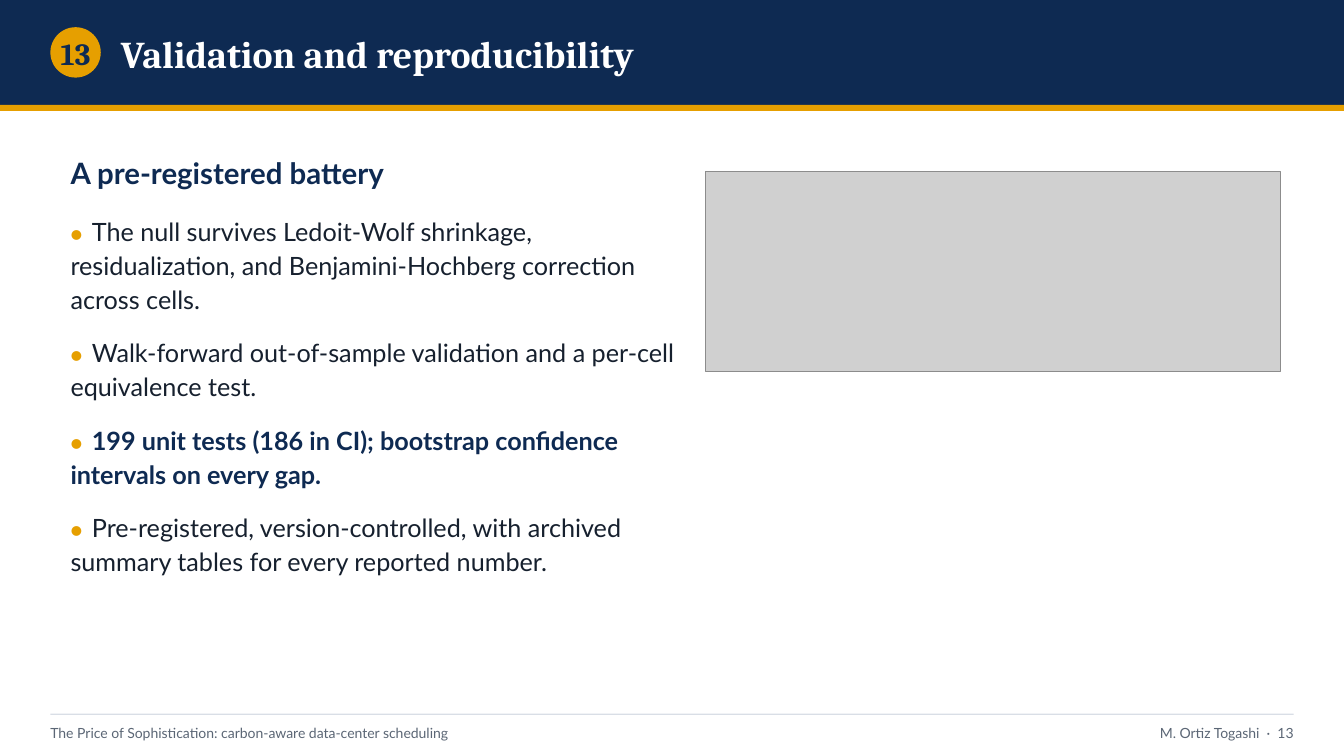
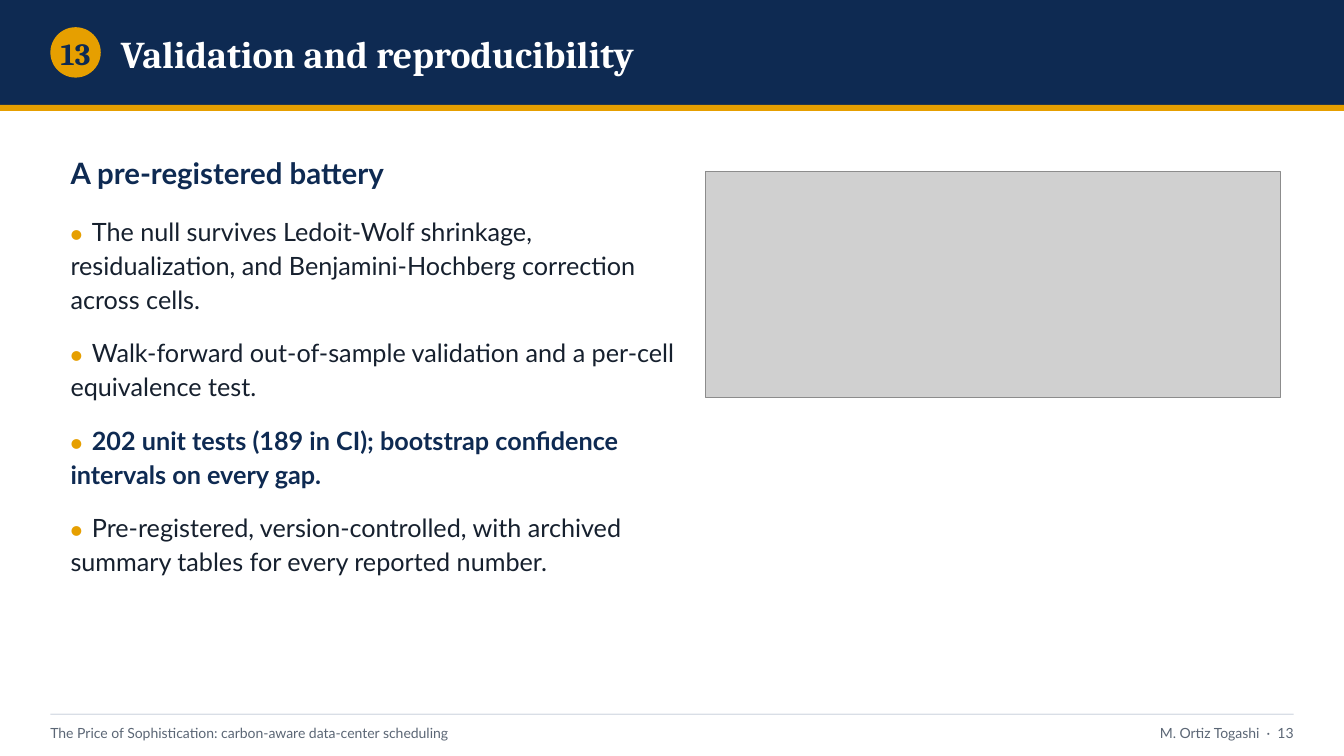
Before and after one commit to ma731/Capstone-in-Operations-Research, a slide deck: slide 13 of deck/capstone_defense.pptx. Drawn at 1344x756 pixels with LibreOffice and Linux fonts; fonts in the diff are those of the drawing; grey boxes stand for pictures. Boxes give left, top, right and bottom in pixels: in the first picture for what was removed or moved away, otherwise in the second. Text is boxed around its words. In the diff, an @@ line names an element or a change of style, - is before the commit and + after.

```diff
--- a/deck/capstone_defense.pptx
+++ b/deck/capstone_defense.pptx
@@ picture: place and size @@
-picture at (706,171,1280,371)
+picture at (706,171,1280,397)
@@ text at (71,430,618,488): text changed @@
-● 199 unit tests (186 in CI); bootstrap confidence intervals on every gap.
+● 202 unit tests (189 in CI); bootstrap confidence intervals on every gap.
```
Also in this commit, not shown: 10 other slides changed, 15 other files.
